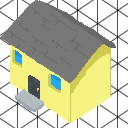
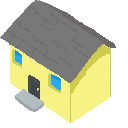
Layer changes from the first 128 x 128 image to the second:
painted on "Layer 3" over box(0, 0, 119, 123)
hid "Layer 2", painted on it over box(0, 0, 128, 128)
hid "Layer 1", painted on it over box(0, 0, 128, 128)
